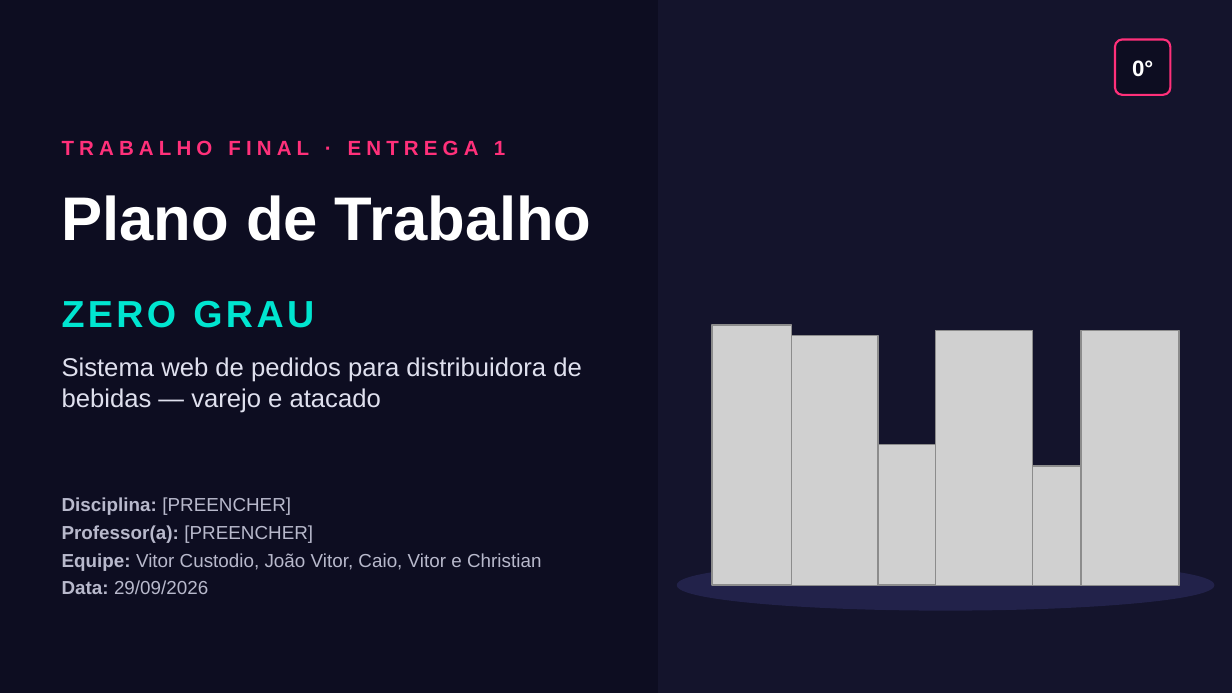
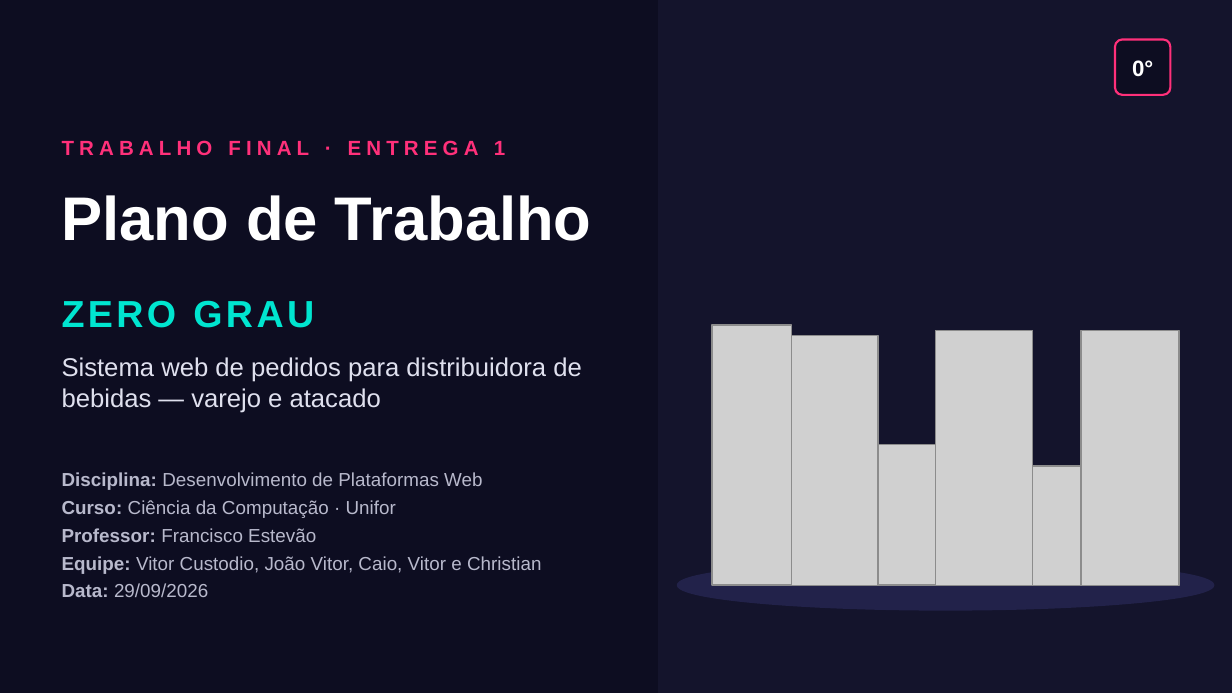
Before and after one commit to costamaiavitor/Site-Zero-Grau, a slide deck: slide 1 of docs/entrega-1/Entrega1_Apresentacao_ZeroGrau.pptx. Drawn at 1232x693 pixels with LibreOffice and Linux fonts; fonts in the diff are those of the drawing; grey boxes stand for pictures. Boxes give left, top, right and bottom in pixels: in the first picture for what was removed or moved away, otherwise in the second. Text is boxed around its words. In the diff, an @@ line names an element or a change of style, - is before the commit and + after.

```diff
--- a/docs/entrega-1/Entrega1_Apresentacao_ZeroGrau.pptx
+++ b/docs/entrega-1/Entrega1_Apresentacao_ZeroGrau.pptx
@@ text at (62,472,482,542): text changed; bold off @@
-Disciplina: [PREENCHER]
-Professor(a): [PREENCHER]
+Disciplina: Desenvolvimento de Plataformas Web
+Curso: Ciência da Computação · Unifor
+Professor: Francisco Estevão
@@ text "Disciplina: Desenvolvimento de Plataformas Web": place and size @@
-text "Disciplina: Desenvolvimento de Plataformas Web" at (62,497,541,594)
+text "Disciplina: Desenvolvimento de Plataformas Web" at (62,472,541,597)
```
Also in this commit, not shown: 7 other files.
